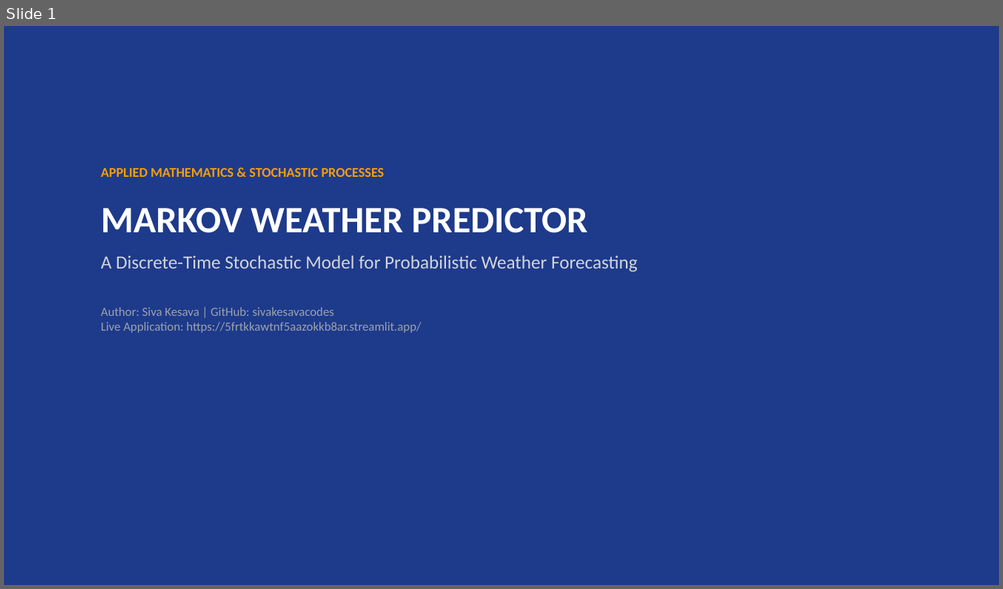
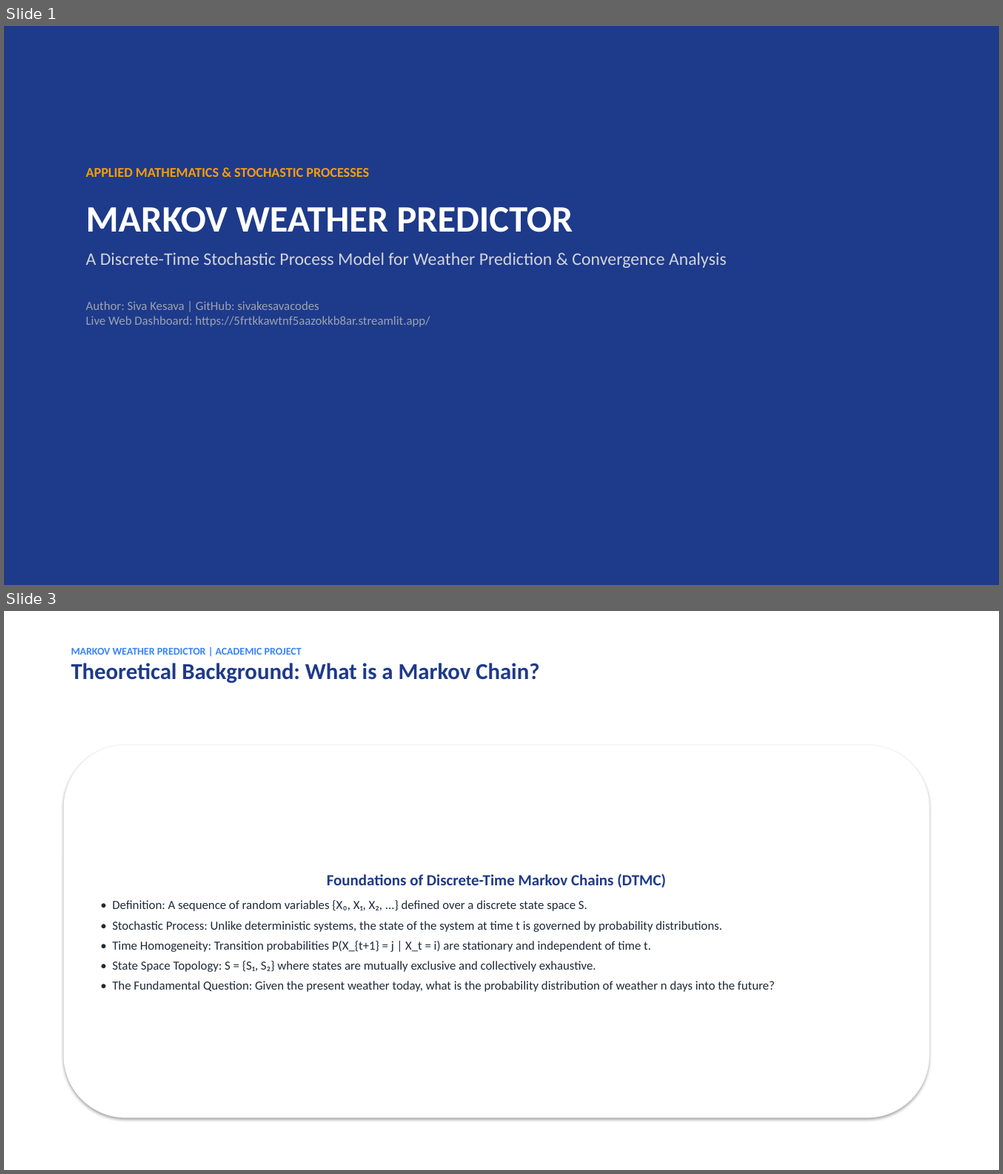
Before and after one commit to sivakesavacodes/-weather-markov-predictor, a slide deck: MARKOV_WEATHER_PREDICTOR_PRESENTATION.pptx. Shown one above the other, each under a label of ours: slide 1 before the commit, slides 1 and 3 after it; the slides between them are not shown. The pictures are 1003x589 and 1003x1174 pixels, drawn with LibreOffice and Linux fonts; fonts in the diff are those of the drawing. Boxes give left, top, right and bottom in pixels: in the first picture for what was removed or moved away, otherwise in the second. Text is boxed around its words. In the diff, an @@ line names an element or a change of style, - is before the commit and + after.

Commit message:
Expand presentation to 17 slides and add spectral analysis and viva defense to report

```diff
--- a/MARKOV_WEATHER_PREDICTOR_PRESENTATION.pptx
+++ b/MARKOV_WEATHER_PREDICTOR_PRESENTATION.pptx
@@ slide 3 added at box(4, 611, 999, 1170), background #FFFFFF @@
@@ text added at box(71, 648, 539, 684), 22 pt, text #1E3A8A, bold @@
+MARKOV WEATHER PREDICTOR | ACADEMIC PROJECT
+Theoretical Background: What is a Markov Chain?
@@ rounded rectangle added at box(64, 745, 929, 1119), fill #FFFFFF, 12 pt, text #1F2937 @@
+Foundations of Discrete-Time Markov Chains (DTMC)
+• Definition: A sequence of random variables {X₀, X₁, X₂, ...} defined over a discrete state space S.
+• Stochastic Process: Unlike deterministic systems, the state of the system at time t is governed by probability distributions.
+• Time Homogeneity: Transition probabilities P(X_{t+1} = j | X_t = i) are stationary and independent of time t.
+• State Space Topology: S = {S₁, S₂} where states are mutually exclusive and collectively exhaustive.
+• The Fundamental Question: Given the present weather today, what is the probability distribution of weather n days into the future?
@@ slide 1 changed as well @@
@@ text "APPLIED MATHEMATICS & STOCHASTIC PROCESSES": place and size @@
-text "APPLIED MATHEMATICS & STOCHASTIC PROCESSES" at box(101, 168, 637, 333)
+text "APPLIED MATHEMATICS & STOCHASTIC PROCESSES" at box(86, 168, 726, 327)
@@ text at box(86, 168, 573, 232): less space between paragraphs @@
@@ text at box(86, 252, 726, 327): text changed @@
-A Discrete-Time Stochastic Model for Probabilistic Weather Forecasting
-Author: Siva Kesava | GitHub: sivakesavacodes
-Live Application: https://5frtkkawtnf5aazokkb8ar.streamlit.app/
+A Discrete-Time Stochastic Process Model for Weather Prediction & Convergence Analysis
+Author: Siva Kesava | GitHub: sivakesavacodes
+Live Web Dashboard: https://5frtkkawtnf5aazokkb8ar.streamlit.app/
```
Also in this commit, not shown: 2 other slides changed, 13 other slides added, 6 slides removed, 2 other files.
